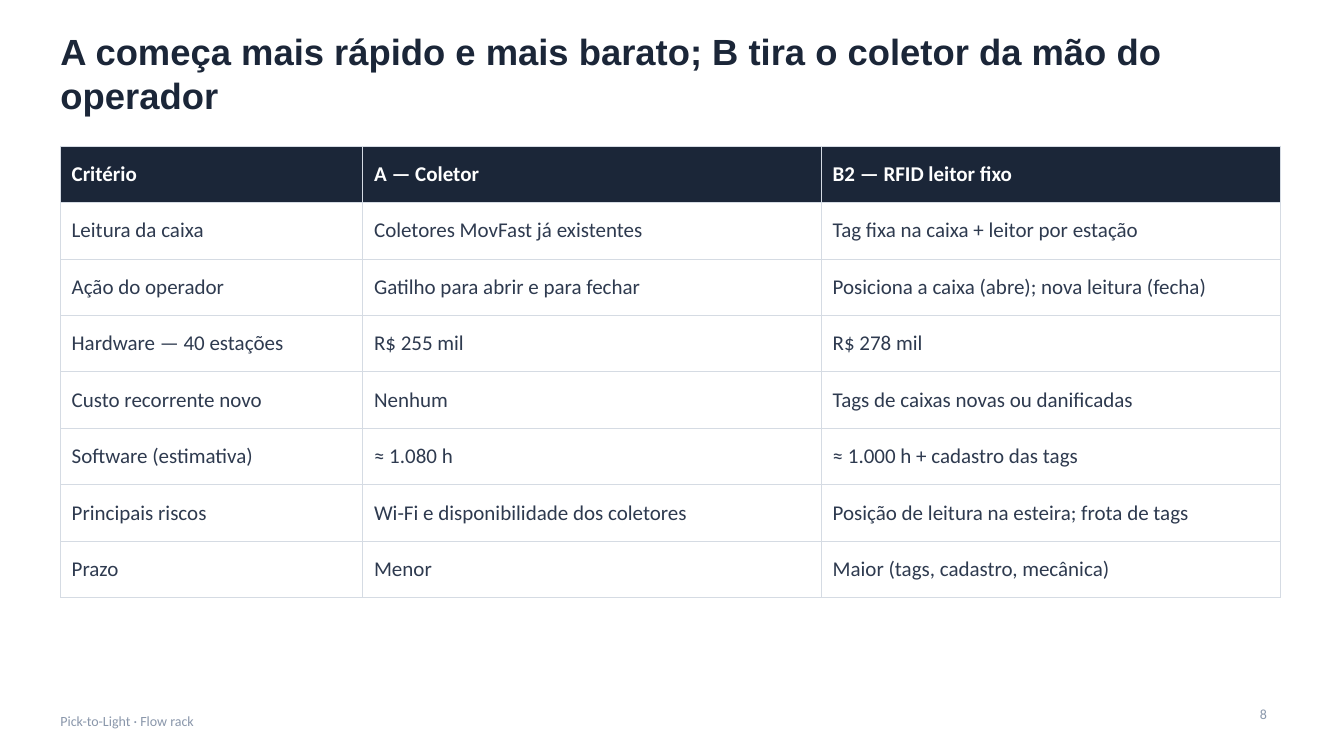
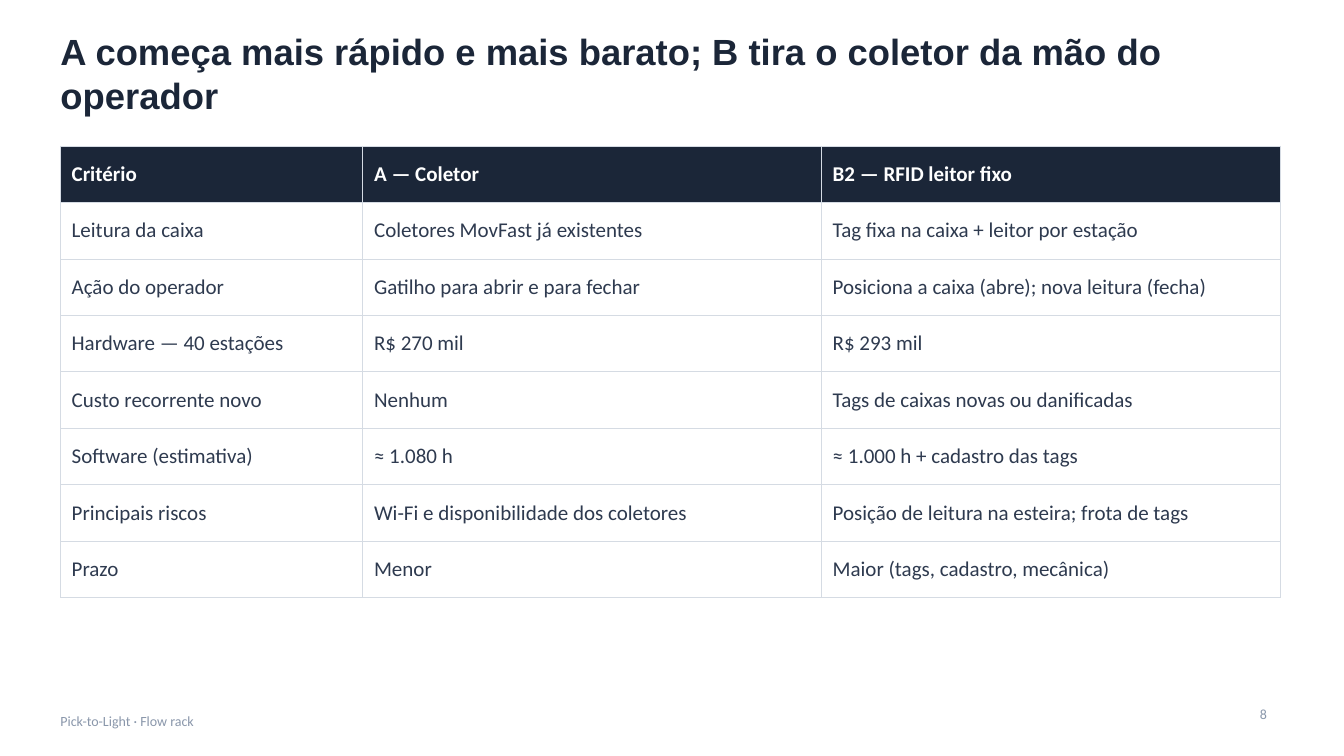
Before and after one commit to jivo88/picking_to_light, a slide deck: slide 8 of projeto/entregaveis/Apresentacao_PTL.pptx. Drawn at 1344x756 pixels with LibreOffice and Linux fonts; fonts in the diff are those of the drawing. Boxes give left, top, right and bottom in pixels: in the first picture for what was removed or moved away, otherwise in the second. Text is boxed around its words. In the diff, an @@ line names an element or a change of style, - is before the commit and + after.

```diff
--- a/projeto/entregaveis/Apresentacao_PTL.pptx
+++ b/projeto/entregaveis/Apresentacao_PTL.pptx
@@ table at bbox=[60, 146, 1280, 584] @@
-row 4, column 2: R$ 255 mil
+row 4, column 2: R$ 270 mil
-row 4, column 3: R$ 278 mil
+row 4, column 3: R$ 293 mil
```
Also in this commit, not shown: 6 other slides changed, 21 other files.
